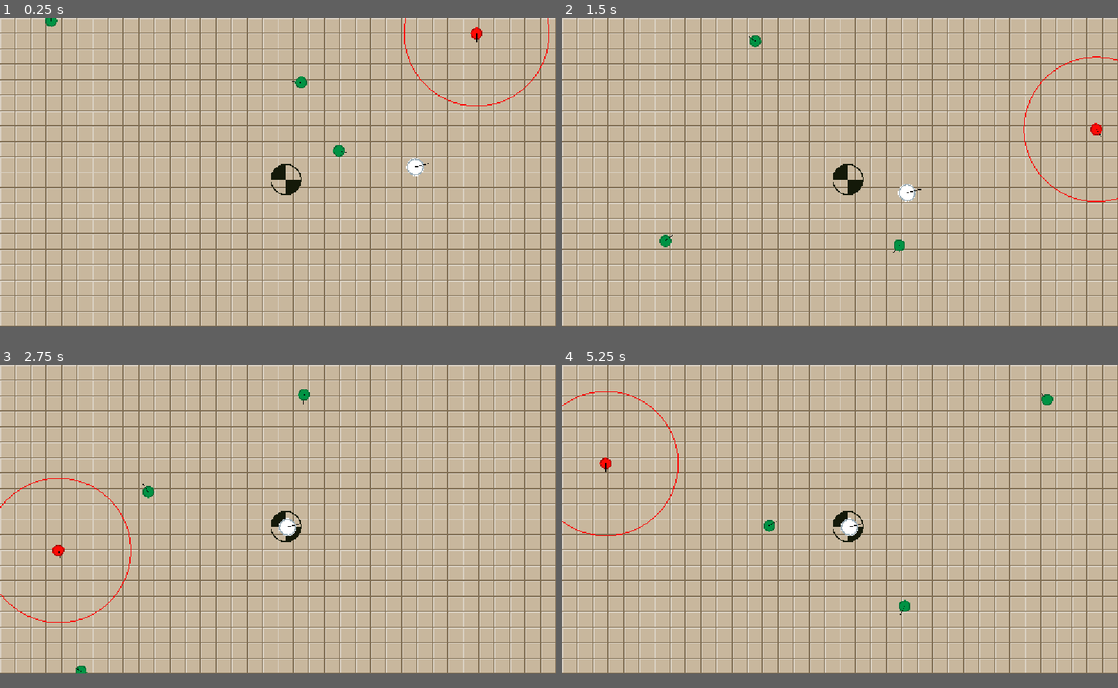
Above: before the commit, frames 1-4 (two rows, left to right).
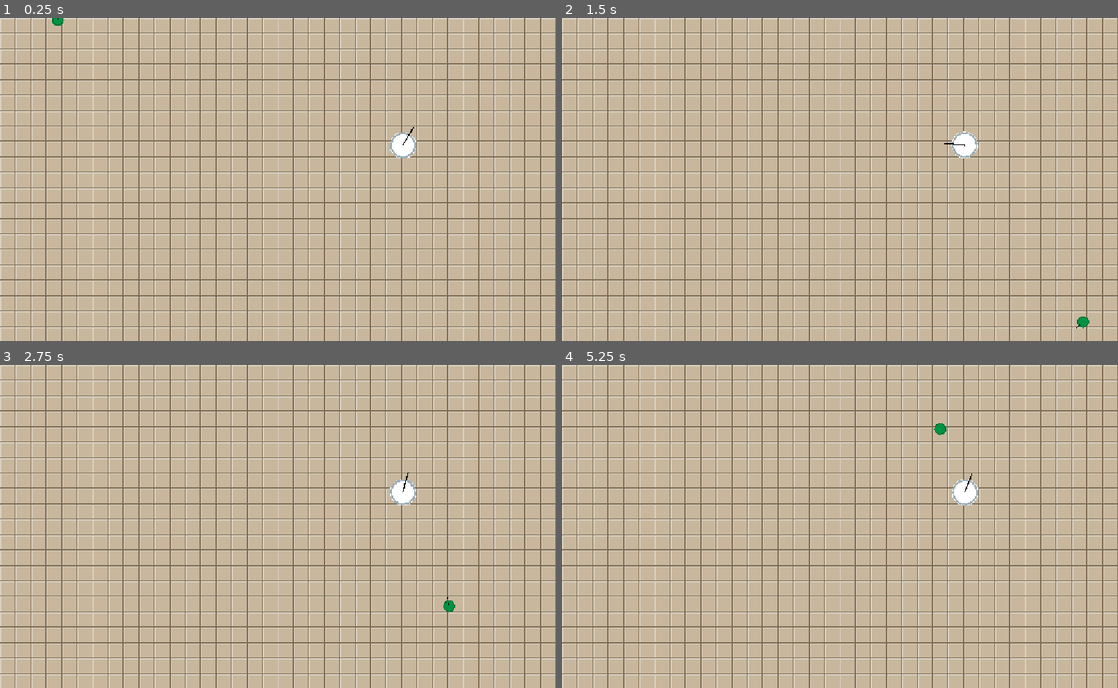
Above: after the commit, the same moments.

Repository: alexshopov/godot-steering-behaviors
Game: Godot game, scene res://scenes/main.tscn
Same seed, same stepped clock (60 frames per second), same inputs: the game is played once before the commit and once after it.
Inputs:
- Up to frame 1 (0.25 s): no input
- Up to frame 2 (1.5 s): no input
- Up to frame 3 (2.75 s): no input
- Up to frame 4 (5.25 s): no input
In our replay, the window is 800x444 before the commit and 800x465 after it. These sizes can differ from the game's own. Grey fills any space a smaller window leaves; there, only what the larger window draws over its background counts as a difference.

The runs differ from the first frame. In frame 1, 7.5% of the frame differs, in the area x 0-100%, y 0-100%; in frame 2, 7.5%, in the area x 0-100%, y 4-100%; in frame 3, 7.4%; in frame 4, 7.5%.

Commit message:
added align

Diff:
--- a/project.godot
+++ b/project.godot
@@ -16,12 +16,17 @@
 
 [display]
 
-window/size/viewport_height=640
+window/size/viewport_height=670
 window/stretch/mode="canvas_items"
 
 [dotnet]
 
 project/assembly_name="follow-the-leader"
+
+[global_group]
+
+agents=""
+wanderers=""
 
 [input]
 
--- a/scenes/basic_seeker/basic_seeker.tscn
+++ b/scenes/agents/basic_seeker/basic_seeker.tscn
@@ -1,12 +1,12 @@
 [gd_scene load_steps=4 format=3 uid="uid://cl08shjrfr1w4"]
 
 [ext_resource type="Texture2D" uid="uid://bjjmm77j7s8pp" path="res://assets/sprites/agent.png" id="1_gfmfq"]
-[ext_resource type="Script" uid="uid://celookdeim18r" path="res://scenes/basic_seeker/basic_seeker.gd" id="1_gw15s"]
+[ext_resource type="Script" uid="uid://celookdeim18r" path="res://scenes/agents/basic_seeker/basic_seeker.gd" id="1_gw15s"]
 
 [sub_resource type="CircleShape2D" id="CircleShape2D_gw15s"]
 radius = 19.0263
 
-[node name="BasicSeeker" type="CharacterBody2D"]
+[node name="BasicSeeker" type="CharacterBody2D" groups=["agents"]]
 script = ExtResource("1_gw15s")
 
 [node name="Sprite2D" type="Sprite2D" parent="."]
--- a/scenes/seeker/seeker.tscn
+++ b/scenes/agents/seeker/seeker.tscn
@@ -1,7 +1,7 @@
 [gd_scene load_steps=5 format=3 uid="uid://b3gyfyaqvv7pr"]
 
 [ext_resource type="Texture2D" uid="uid://bjjmm77j7s8pp" path="res://assets/sprites/agent.png" id="1_5t2pk"]
-[ext_resource type="Script" uid="uid://d0bue2f81re7q" path="res://scenes/seeker/seeker.gd" id="1_j4ock"]
+[ext_resource type="Script" uid="uid://d0bue2f81re7q" path="res://scenes/agents/seeker/seeker.gd" id="1_j4ock"]
 
 [sub_resource type="CircleShape2D" id="CircleShape2D_j4ock"]
 radius = 12.0
@@ -9,7 +9,7 @@
 [sub_resource type="CircleShape2D" id="CircleShape2D_70npq"]
 radius = 150.0
 
-[node name="Seeker" type="CharacterBody2D"]
+[node name="Seeker" type="CharacterBody2D" groups=["agents"]]
 script = ExtResource("1_j4ock")
 
 [node name="Sprite2D" type="Sprite2D" parent="."]
--- /dev/null
+++ b/scenes/agents/test_agent/test_agent.gd
@@ -0,0 +1,26 @@
+class_name TestAgent extends Agent
+
+@export var v_target: Node2D
+@export var update_interval: float = 0.
+
+@export_group("Steering - Align")
+@export var max_rotation: float = 500.
+@export var max_angular_acceleration: float = 200
+@export var target_radius: float = 3
+@export var slow_radius: float = 100
+
+var time_accumulator: float = 0.
+
+func _ready() -> void:
+	assert(v_target != null)
+
+	var align: Align = Align.new(self, v_target, max_rotation, max_angular_acceleration, target_radius, slow_radius)
+	steering = align
+
+	super()
+
+func _process(delta: float) -> void:
+	time_accumulator += delta
+	if time_accumulator >= update_interval:
+		time_accumulator = 0.0
+		steering.target = v_target
--- a/scenes/test_agent/test_agent.tscn
+++ b/scenes/agents/test_agent/test_agent.tscn
@@ -1,12 +1,12 @@
 [gd_scene load_steps=4 format=3 uid="uid://cvh67xll4xnud"]
 
-[ext_resource type="Script" uid="uid://bkvrswcssths2" path="res://scenes/test_agent/test_agent.gd" id="1_ovlmo"]
+[ext_resource type="Script" uid="uid://bkvrswcssths2" path="res://scenes/agents/test_agent/test_agent.gd" id="1_ovlmo"]
 [ext_resource type="Texture2D" uid="uid://bjjmm77j7s8pp" path="res://assets/sprites/agent.png" id="2_pskww"]
 
 [sub_resource type="CircleShape2D" id="CircleShape2D_p51cl"]
 radius = 18.0
 
-[node name="TestAgent" type="CharacterBody2D"]
+[node name="TestAgent" type="CharacterBody2D" groups=["agents"]]
 script = ExtResource("1_ovlmo")
 
 [node name="Sprite2D" type="Sprite2D" parent="."]
--- a/scenes/wanderer/wanderer.tscn
+++ b/scenes/agents/wanderer/wanderer.tscn
@@ -1,12 +1,12 @@
 [gd_scene load_steps=4 format=3 uid="uid://d3sfn18k4dxll"]
 
-[ext_resource type="Script" uid="uid://cx03papx4dmxi" path="res://scenes/wanderer/wanderer.gd" id="1_6svd7"]
+[ext_resource type="Script" uid="uid://cx03papx4dmxi" path="res://scenes/agents/wanderer/wanderer.gd" id="1_6svd7"]
 [ext_resource type="Texture2D" uid="uid://bjjmm77j7s8pp" path="res://assets/sprites/agent.png" id="1_qyk2m"]
 
 [sub_resource type="CircleShape2D" id="CircleShape2D_umeaf"]
 radius = 12.0
 
-[node name="Wanderer" type="CharacterBody2D"]
+[node name="Wanderer" type="CharacterBody2D" groups=["agents", "wanderers"]]
 modulate = Color(0, 0.575171, 0.267449, 1)
 script = ExtResource("1_6svd7")
 
--- a/scenes/main.tscn
+++ b/scenes/main.tscn
@@ -1,11 +1,9 @@
-[gd_scene load_steps=9 format=4 uid="uid://bhvx7bbglk5ve"]
+[gd_scene load_steps=7 format=4 uid="uid://bhvx7bbglk5ve"]
 
 [ext_resource type="Script" uid="uid://cs1f17kma5i0u" path="res://scenes/main.gd" id="1_0wfyh"]
 [ext_resource type="Texture2D" uid="uid://emw03xl5lj5k" path="res://assets/sprites/prototype_tilesheet.png" id="2_0wfyh"]
-[ext_resource type="PackedScene" uid="uid://cvh67xll4xnud" path="res://scenes/test_agent/test_agent.tscn" id="3_sugp2"]
-[ext_resource type="PackedScene" uid="uid://d3sfn18k4dxll" path="res://scenes/wanderer/wanderer.tscn" id="4_jyhfs"]
-[ext_resource type="PackedScene" uid="uid://20rmn5ck3p8o" path="res://scenes/target.tscn" id="5_tbgi4"]
-[ext_resource type="PackedScene" uid="uid://b3gyfyaqvv7pr" path="res://scenes/seeker/seeker.tscn" id="6_tefeu"]
+[ext_resource type="PackedScene" uid="uid://d3sfn18k4dxll" path="res://scenes/agents/wanderer/wanderer.tscn" id="4_jyhfs"]
+[ext_resource type="PackedScene" uid="uid://cvh67xll4xnud" path="res://scenes/agents/test_agent/test_agent.tscn" id="5_tbgi4"]
 
 [sub_resource type="TileSetAtlasSource" id="TileSetAtlasSource_sugp2"]
 texture = ExtResource("2_0wfyh")
@@ -23,24 +21,16 @@
 tile_map_data = PackedByteArray("AAAAAAAAAAAAAAEAAAAAAAEAAAAAAAEAAAAAAAIAAAAAAAEAAAAAAAMAAAAAAAEAAAAAAAQAAAAAAAEAAAAAAA …(12016 unchanged characters)…
 tile_set = SubResource("TileSet_jyhfs")
 
-[node name="TestAgent" parent="." node_paths=PackedStringArray("v_target") groups=["agents"] instance=ExtResource("3_sugp2")]
-z_index = 1
-position = Vector2(433, 336)
-v_target = NodePath("../Target")
-max_speed = 300.0
-
-[node name="Target" parent="." instance=ExtResource("5_tbgi4")]
-position = Vector2(592, 335)
-
-[node name="Seeker" parent="." instance=ExtResource("6_tefeu")]
-position = Vector2(203, 509)
-
-[node name="Wanderer" parent="." groups=["agents", "wanderers"] instance=ExtResource("4_jyhfs")]
+[node name="Wanderer" parent="." instance=ExtResource("4_jyhfs")]
 z_index = 1
 position = Vector2(870, 215)
 
-[node name="Wanderer2" parent="." groups=["agents", "wanderers"] instance=ExtResource("4_jyhfs")]
-position = Vector2(204, 145)
-
-[node name="Wanderer3" parent="." groups=["agents", "wanderers"] instance=ExtResource("4_jyhfs")]
-position = Vector2(736, 528)
+[node name="TestAgent" parent="." node_paths=PackedStringArray("v_target") instance=ExtResource("5_tbgi4")]
+position = Vector2(578, 333)
+scale = Vector2(1.5, 1.5)
+v_target = NodePath("../Wanderer")
+max_rotation = 3.142
+max_angular_acceleration = 3.142
+target_radius = 0.09
+slow_radius = 0.8
+rotation_speed = 20.0
--- a/scenes/test_agent/test_agent.gd
+++ /dev/null
@@ -1,18 +0,0 @@
-class_name TestAgent extends Agent
-
-@export var v_target: Node2D
-
-@export_group("Steering - Arrive")
-@export var max_acceleration: float = 500.
-@export var max_speed: float = 200
-@export var target_radius: float = 3
-@export var slow_radius: float = 100
-
-
-func _ready() -> void:
-	assert(v_target != null)
-
-	var arrive: Arrive = Arrive.new(self, v_target, max_speed, max_acceleration, target_radius, slow_radius)
-	steering = arrive
-
-	super()
--- a/scripts/agent/agent.gd
+++ b/scripts/agent/agent.gd
@@ -24,6 +24,8 @@
 	if velocity.length() > steering.max_speed:
 		velocity = velocity.normalized() * steering.max_speed
 
+	rotation += steering_out.angular * delta
+
 	move_and_slide()
 
 	if screen_size == Vector2.ZERO:
--- a/scripts/agent/movement/kinematic_movement/kinematic_arrive.gd
+++ b/scripts/agent/movement/kinematic_movement/kinematic_arrive.gd
@@ -3,17 +3,17 @@
 var slowing_distance: float
 var ramp_down: float = 0.25
 
-func _init(p_agent: KinematicAgent, p_target: Vector2, p_max_speed: float, p_slowing_distance: float):
+func _init(p_agent: KinematicAgent, p_target: Node2D, p_max_speed: float, p_slowing_distance: float):
 	super(p_agent, p_target,  p_max_speed)
 	slowing_distance = p_slowing_distance
 
 func get_steering() -> SteeringOutput:
 	var out = SteeringOutput.new()
-	if agent.position == target:
+	if agent.position == target.position:
 		return null
 
 	# get direction to target
-	out.linear = target - agent.position
+	out.linear = target.position - agent.position
 	if out.linear.length() < slowing_distance:
 		return null
 
--- /dev/null
+++ b/scripts/agent/movement/steering_behaviors/align.gd
@@ -0,0 +1,53 @@
+class_name Align extends Steering
+
+var max_rotation: float
+var max_angular_acceleration: float
+var target_radius: float
+var slow_radius: float
+var ramp_up: float = 0.1
+
+func _init(p_agent: Node2D,
+		   p_target: Node2D,
+		   p_max_rotation: float,
+		   p_max_angular_acceleration: float,
+		   p_target_radius: float,
+		   p_slow_radius: float) -> void:
+	super(p_agent, p_target)
+	max_rotation = p_max_rotation
+	max_angular_acceleration = p_max_angular_acceleration
+	target_radius = p_target_radius
+	slow_radius = p_slow_radius
+
+func get_steering() -> SteeringOutput:
+	var out = SteeringOutput.new()
+
+	# get naive direction to target
+	var rotation = target.rotation - agent.rotation
+
+	# map to (-PI, PI) interval
+	rotation = wrapf(rotation, -PI, PI)
+	var rotation_size = abs(rotation)
+
+	if rotation_size < target_radius:
+		return null
+
+	var target_rotation: float
+	# if outside the slow_radius use max_rotation
+	if rotation_size > slow_radius:
+		target_rotation = max_rotation
+	else:
+		target_rotation = max_rotation * (rotation_size / slow_radius)
+
+	target_rotation *= rotation / rotation_size
+
+	# accelerate towards the target rotation
+	out.angular = (target_rotation - agent.rotation) / ramp_up
+
+	# clamp the angular acceleration if needs be
+	var alpha = abs(out.angular)
+	if alpha > max_angular_acceleration:
+		out.angular *= max_angular_acceleration / alpha
+
+	out.linear = Vector2.ZERO
+
+	return out
--- a/scripts/agent/movement/steering_behaviors/steering.gd
+++ b/scripts/agent/movement/steering_behaviors/steering.gd
@@ -1,9 +1,9 @@
 class_name Steering
 
-var max_speed: float
+var agent: Node2D
 var target: Node2D
 
-var agent: Node2D
+var max_speed: float
 
 func _init(p_agent: Node2D, p_target: Node2D) -> void:
     agent = p_agent
Renamed: scenes/basic_seeker/basic_seeker.gd -> scenes/agents/basic_seeker/basic_seeker.gd
Renamed: scenes/basic_seeker/basic_seeker.gd.uid -> scenes/agents/basic_seeker/basic_seeker.gd.uid
Renamed: scenes/seeker/seeker.gd -> scenes/agents/seeker/seeker.gd
Renamed: scenes/seeker/seeker.gd.uid -> scenes/agents/seeker/seeker.gd.uid
Renamed: scenes/test_agent/test_agent.gd.uid -> scenes/agents/test_agent/test_agent.gd.uid
Renamed: scenes/wanderer/wanderer.gd -> scenes/agents/wanderer/wanderer.gd
Renamed: scenes/wanderer/wanderer.gd.uid -> scenes/agents/wanderer/wanderer.gd.uid
Not shown, added: scripts/agent/movement/steering_behaviors/align.gd.uid
